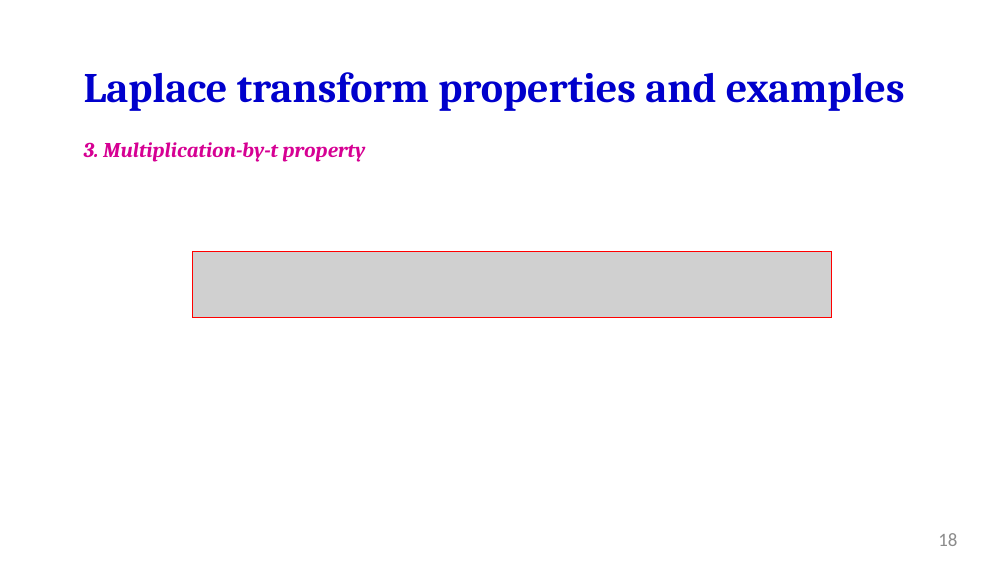
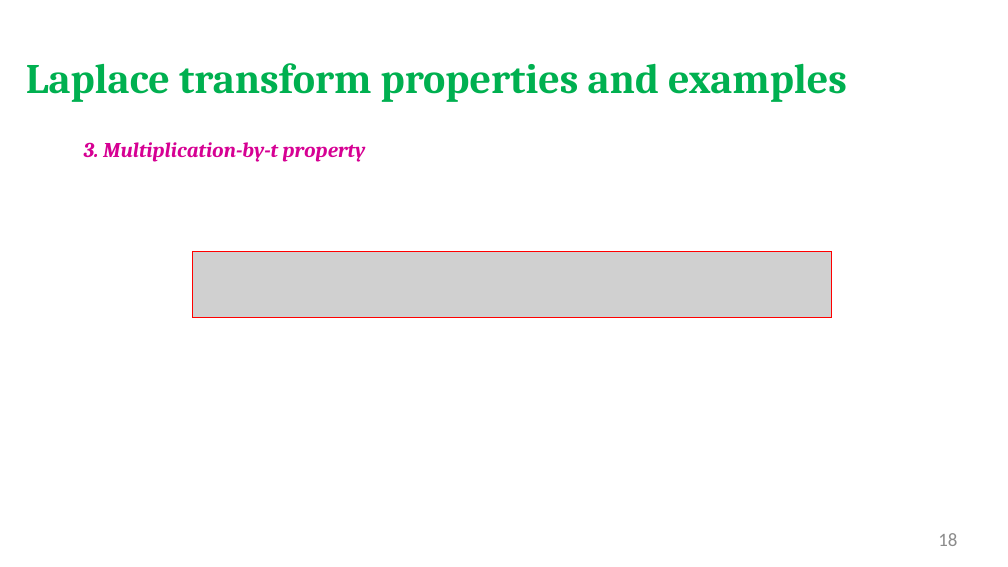
Before and after one commit to salmanrazzaq1993/AUM-WORK, a slide deck: slide 18 of PP WORK/Instructor Version/Week 2/Week 2 lecture 2 LT.pptx. Drawn at 1008x567 pixels with LibreOffice and Linux fonts; fonts in the diff are those of the drawing; grey boxes stand for pictures; background and template pictures are left out. Boxes give left, top, right and bottom in pixels: in the first picture for what was removed or moved away, otherwise in the second. Text is boxed around its words. In the diff, an @@ line names an element or a change of style, - is before the commit and + after.

```diff
--- a/PP WORK/Instructor Version/Week 2/Week 2 lecture 2 LT.pptx
+++ b/PP WORK/Instructor Version/Week 2/Week 2 lecture 2 LT.pptx
@@ text "Laplace transform properties and examples": place and size @@
-text "Laplace transform properties and examples" at [84,72,905,111]
+text "Laplace transform properties and examples" at [26,63,847,102]
@@ text "Laplace transform properties and examples" at [26,63,847,102]: text colour #0000CC to #00B050 @@
```
Also in this commit, not shown: 3 other slides changed, 1 slide added.
